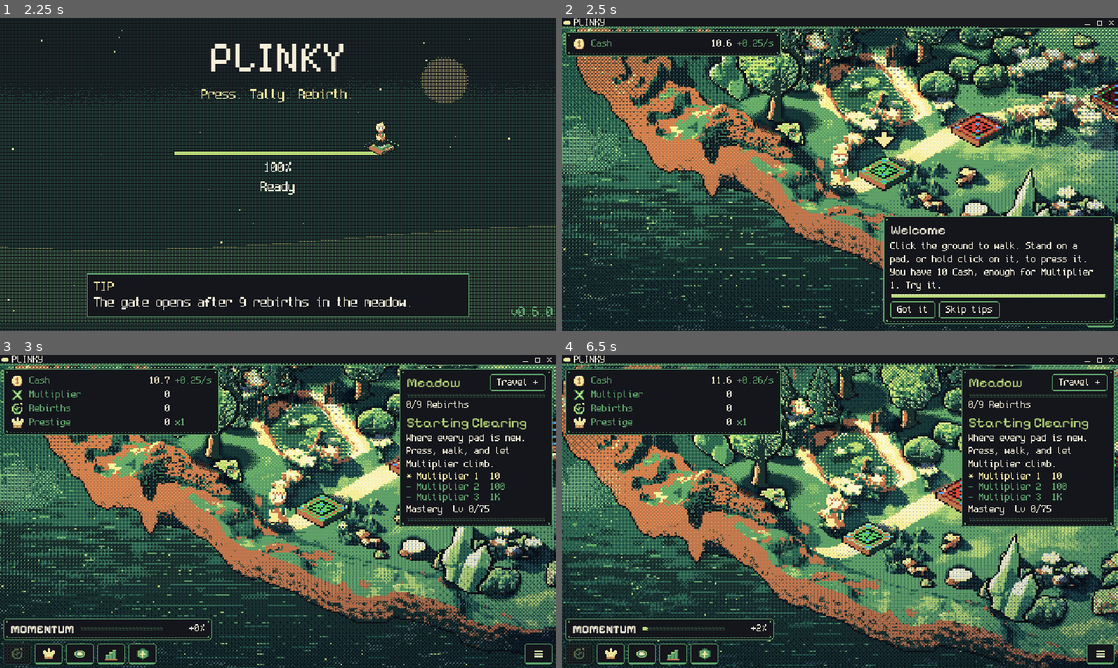
Above: before the commit, frames 1-4 (two rows, left to right).
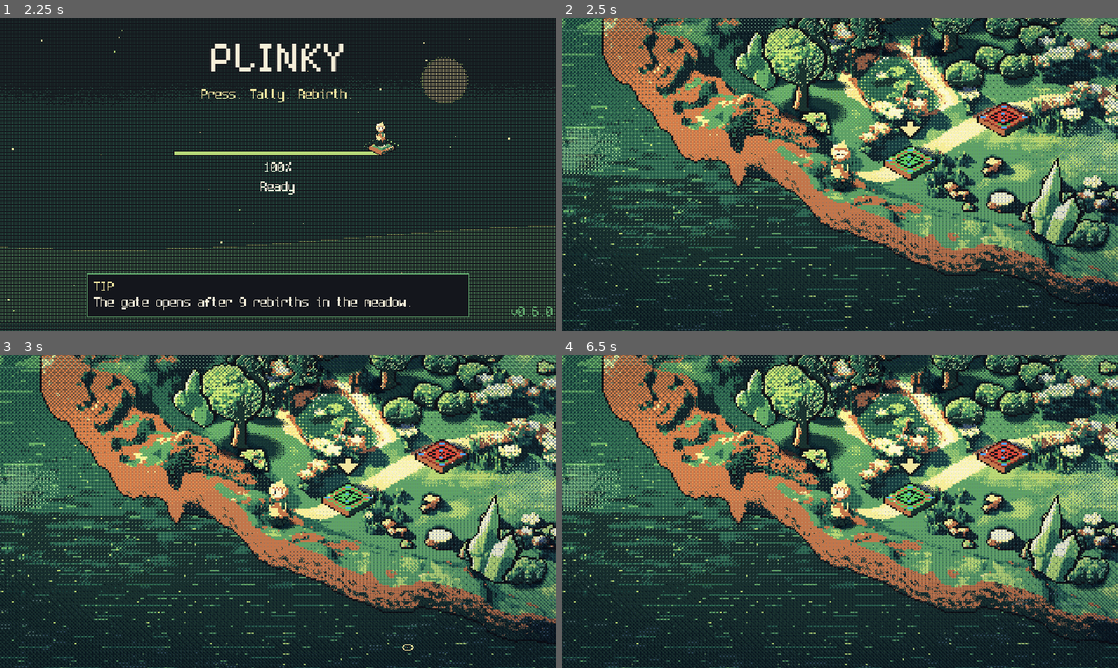
Above: after the commit, the same moments.

Repository: FreezingShock/Plinky
Game: Godot game, scene res://boot/boot.tscn
Same seed, same stepped clock (60 frames per second), same inputs: the game is played once before the commit and once after it.
Inputs (mouse positions are in pixels of both pictures, inside the frame that each line leads up to):
- Up to frame 1 (2.25 s): tap Enter (ui_accept) at 0.5, 0.77, 1.07 s; move the mouse to (400, 158) at 0.52 s; hold D 0.53-1.25 s; tap 1 at 0.6 s; click (400, 158) at 0.67 s; drag from (166, 190) to (250, 237) at 1.27 s; move the mouse to (333, 105) at 2.02 s; hold D from 2.03 s (still down); tap Space at 2.1 s; click (333, 105) at 2.17 s
- Up to frame 2 (2.5 s): keep holding D; tap 1 at 2.3 s
- Up to frame 3 (3 s): release D at 2.75 s; click (405, 646) at 2.75 s, where only the run before the commit has a clickable "Skip tips"
- Up to frame 4 (6.5 s): drag from (812, 574) to (673, 464) at 3.52 s; move the mouse to (1006, 558) at 4.27 s; hold A (plinky_left) 4.28-5 s; tap 1 at 4.35, 6.05 s; click (1006, 558) at 4.42 s; tap Enter (ui_accept) at 4.52, 4.82 s; drag from (673, 464) to (756, 433) at 5.02 s; move the mouse to (867, 511) at 5.77 s; hold Escape (plinky_back) from 5.78 s (still down); tap 2 at 5.85 s; click (867, 511) at 5.92 s

Frame 1 is identical in both runs. In frame 2, 62% of the frame differs, in the area x 0-100%, y 0-100%; in frame 3, 63%; in frame 4, 71%.
Error after the commit: Parse Error: Could not resolve external class member "anchor_right". (res://ui/hud.gd:225)

Commit message:
Bottom bar holds still: floating label bubble, hover intent and grace, fat hit areas, label setting, number keys
Co-Authored-By: Claude Sonnet 5.5 <noreply@anthropic.com>
Claude-Session: https://claude.ai/code/session_01Pmx9dWeTpeM8vSwyJA5xZu

Diff:
--- a/tests/test_expand_chip.gd
+++ b/tests/test_expand_chip.gd
@@ -25,23 +25,49 @@
 	var b: float = ExpandChip.step_progress(a, 0.0, 0.05)
 	t.ok(b < a and b >= 0.0, "reversing mid-open heads straight back")
 
+	# Hover intent, grace and focus (one shared state).
+	var H: String = ExpandChip.MODE_HOVER
+	t.ok(not ExpandChip.wants_open(H, true, false, true, 0.05, 0.15, false), "a quick sweep does not open the label")
+	t.ok(ExpandChip.wants_open(H, true, false, true, ExpandChip.INTENT, 0.15, false), "resting on a chip opens it after the intent delay")
+	t.ok(ExpandChip.wants_open(H, true, true, false, 0.0, 0.0, false), "keyboard or pad focus opens it at once")
+	t.ok(ExpandChip.wants_open(H, true, false, false, 0.0, 0.1, true), "a label lingers briefly after the mouse leaves")
+	t.ok(not ExpandChip.wants_open(H, true, false, false, 0.0, 0.1, false), "a chip that never opened has nothing to linger")
+	t.ok(not ExpandChip.wants_open(H, true, false, false, 0.0, 0.0, true), "and closes once the grace is over")
+	t.ok(not ExpandChip.wants_open(ExpandChip.MODE_NEVER, true, true, true, 1.0, 0.15, true), "Never mode shows no labels at all")
+	t.ok(not ExpandChip.wants_open(ExpandChip.MODE_ALWAYS, true, true, true, 1.0, 0.15, true), "Always mode has no bubble, the label is in the chip")
+	t.ok(not ExpandChip.wants_open(H, false, true, true, 1.0, 0.15, true), "no text, nothing to open")
+
 	var root: Node = (t as SceneTree).root
 	var chip := ExpandChip.new()
 	chip.full_text = "Upgrades [Tab]"
 	root.add_child(chip)
-	chip._process(0.016)
-	t.ok(chip.text == "", "a resting chip shows only its icon")
 	# The headless text server measures strings as zero wide, so fix the widths by hand.
 	chip._dirty = false
 	chip._collapsed_w = 32.0
 	chip._open_w = 100.0
+	chip._text_w = 70.0
 	chip._apply()
+	chip.size = Vector2(32.0, 24.0)
+	t.ok(chip.text == "", "a resting chip shows only its icon")
 	var w0: float = chip.custom_minimum_size.x
+	t.eq(w0, 32.0, "a resting chip is the collapsed width")
 	chip.progress = 1.0
 	chip._settle = 1.0
 	chip._apply()
-	t.eq(chip.text, "Upgrades [Tab]", "an open chip shows its label")
-	t.ok(chip.custom_minimum_size.x > w0, "an open chip is wider than a resting one")
+	t.eq(chip.bubble_text(), "Upgrades [Tab]", "an open bubble shows the label")
+	t.eq(chip.custom_minimum_size.x, w0, "opening the label never changes the chip's width, so neighbours never move")
+	t.ok(chip.z_index > 0, "an open bubble draws over its neighbours")
+	t.ok(chip._has_point(Vector2(-1.0, 5.0)) and chip._has_point(Vector2(chip.size.x + 1.0, 5.0)), "the hit area reaches into the gaps between chips")
+	t.ok(chip._has_point(Vector2(5.0, -3.0)) and not chip._has_point(Vector2(5.0, -20.0)), "and a little above, but not as far as the bubble")
+	ExpandChip.label_mode = ExpandChip.MODE_ALWAYS
+	chip._apply()
+	t.eq(chip.custom_minimum_size.x, 100.0, "Always mode makes the chip wide enough for its label")
+	t.eq(chip.text, "Upgrades [Tab]", "and puts the label in the chip")
+	ExpandChip.label_mode = ExpandChip.MODE_NEVER
+	chip.progress = 0.0
+	chip._apply()
+	t.ok(chip.text == "" and chip.custom_minimum_size.x == 32.0, "Never mode is icon only")
+	ExpandChip.label_mode = ExpandChip.MODE_HOVER
 	chip.queue_free()
 
 	var div := PanelDivider.new(3)
--- a/ui/fx/expand_chip.gd
+++ b/ui/fx/expand_chip.gd
@@ -1,48 +1,82 @@
 class_name ExpandChip
 extends PixelButton
-## Icon-only HUD chip that opens into icon + label on hover or focus.
-## The width follows one progress value (0 collapsed, 1 open) that eases toward its target every frame, so
-## spamming hover in and out just reverses it mid-way: no tweens to stack. The label types in left to right
-## with a few trailing glyphs scrambled (dither / ASCII look). The frame is the button's own AsciiBox, so the
-## outline grows with it, and the HBox around it slides the neighbours aside as the width changes.
-## Reduce motion (MeadowLife.reduce_motion) snaps open and closed with no scramble.
+## Icon-only HUD chip with a floating label. The chip itself NEVER changes size or moves, so sweeping the mouse
+## across a row of chips always hits the chip you aimed at. The label opens as a small framed bubble above the
+## chip (it types in with a few scrambled trailing glyphs) and draws over its neighbours without touching layout.
+##
+## One shared state drives it: keyboard or pad focus opens it at once; the mouse opens it after a short hover
+## intent (INTENT), so a quick sweep opens nothing, and it lingers a moment (GRACE) after the mouse leaves, so
+## crossing the gap between two chips does not flicker. The hit area reaches past the frame into the gaps and
+## the bar's margin, so there is no dead space between chips.
+##
+## label_mode (Settings > Access > Bottom bar labels): "hover" = bubble, "always" = the label sits in the chip
+## (a fixed, wider chip; nothing animates), "never" = icon only (tooltips still name it).
+## Reduce motion / flashing snaps the bubble open and closed with no scramble.
 
-const OPEN_SPEED: float = 4.5      ## progress per second while opening (~0.22 s)
-const CLOSE_SPEED: float = 6.5     ## closing is quicker so the bar settles fast
+const MODE_HOVER: String = "hover"
+const MODE_ALWAYS: String = "always"
+const MODE_NEVER: String = "never"
+static var label_mode: String = MODE_HOVER
+
+const OPEN_SPEED: float = 5.0      ## progress per second while opening (~0.2 s)
+const CLOSE_SPEED: float = 8.0
+const INTENT: float = 0.13         ## mouse must rest this long before the label opens
+const GRACE: float = 0.15          ## label lingers this long after the mouse leaves
 const GLYPHS: String = "#%&*+=/\\<>01:;"
 const SCRAMBLE_TAIL: int = 3       ## trailing letters shown as noise while typing
 const SETTLE_TIME: float = 0.14    ## one letter still flickers briefly after the label finishes
 const TICK_MS: int = 45            ## the noise re-rolls at about 22 Hz
 const ICON_SIZE: float = 16.0
 const MIN_HEIGHT: float = 24.0
+const HIT_PAD_X: float = 2.0       ## half the gap between chips: neighbours' hit areas meet in the middle
+const HIT_PAD_Y: float = 4.0       ## up into the Momentum margin and down to the screen edge
+const BUBBLE_PAD: float = 6.0
 
-## The label shown when open. Set it any time (Rebirth changes its text); the open width follows.
+## The label. Set it any time (Rebirth changes its text).
 var full_text: String = "":
 	set(v):
 		if v == full_text:
 			return
 		full_text = v
 		_dirty = true
-## 0 collapsed .. 1 open. Read by tests.
+## Bubble opens leftwards from the chip's right edge (for chips at the right edge of the screen).
+var anchor_right: bool = false
+## 0 closed .. 1 open. Read by tests.
 var progress: float = 0.0
 
 var _dirty: bool = true
 var _collapsed_w: float = 32.0
 var _open_w: float = 32.0
+var _text_w: float = 0.0
 var _settle: float = 0.0
+var _hover_time: float = 0.0
+var _grace: float = 0.0
+var _bubble_box: AsciiBox = AsciiBox.make(AsciiBox.Kind.BUTTON, 0.0, 0.0)
 
 
 func _ready() -> void:
 	super._ready()
-	clip_text = true
+	clip_text = false
 	alignment = HORIZONTAL_ALIGNMENT_LEFT
 	text = ""
 	custom_minimum_size.y = MIN_HEIGHT
 	_apply()
 
 
-func is_open_wanted() -> bool:
-	return is_hovered() or has_focus()
+## A generous, stable hit area: the frame plus the gaps and margin around it.
+func _has_point(point: Vector2) -> bool:
+	return Rect2(Vector2(-HIT_PAD_X, -HIT_PAD_Y), size + Vector2(HIT_PAD_X * 2.0, HIT_PAD_Y * 2.0)).has_point(point)
+
+
+## Pure: should the bubble be opening? Focus is immediate; the mouse needs intent; a recent mouse lingers.
+static func wants_open(mode: String, has_text: bool, focused: bool, hovered: bool, hover_time: float, grace: float, was_open: bool) -> bool:
+	if mode != MODE_HOVER or not has_text:
+		return false
+	if focused:
+		return true
+	if hovered:
+		return hover_time >= INTENT
+	return grace > 0.0 and was_open
 
 
 ## Pure: the text to show for a given progress. `tick` re-rolls the noise; `settle` is seconds since finishing.
@@ -55,7 +89,6 @@
 	var shown: int = n if p >= 1.0 else clampi(ceili(p * float(n)), 0, n)
 	var out: String = full.substr(0, shown)
 	if p >= 1.0:
-		# Settling: a single letter flickers.
 		var one: Array[int] = [posmod(tick * 7, n)]
 		return _noisy(out, one, tick)
 	var idx: Array[int] = []
@@ -74,9 +107,10 @@
 	return "".join(chars)
 
 
-## Pure: width in texels (whole numbers) at a progress, easing out so it opens fast and settles.
+## Pure: width in whole texels at a progress, easing out so it opens fast and settles.
 static func width_at(collapsed: float, open: float, p: float) -> float:
-	var e: float = 1.0 - (1.0 - clampf(p, 0.0, 1.0)) * (1.0 - clampf(p, 0.0, 1.0))
+	var q: float = clampf(p, 0.0, 1.0)
+	var e: float = 1.0 - (1.0 - q) * (1.0 - q)
 	return floorf(lerpf(collapsed, open, e))
 
 
@@ -90,22 +124,37 @@
 func _measure() -> void:
 	var font: Font = get_theme_font(&"font")
 	var fs: int = get_theme_font_size(&"font_size")
-	var tw: float = font.get_string_size(full_text, HORIZONTAL_ALIGNMENT_LEFT, -1.0, fs).x if font != null else 0.0
+	_text_w = font.get_string_size(full_text, HORIZONTAL_ALIGNMENT_LEFT, -1.0, fs).x if font != null else 0.0
 	var pad: float = AsciiBox.BUTTON_PAD.x * 2.0
 	var iw: float = ICON_SIZE if icon != null else 0.0
 	_collapsed_w = ceilf(pad + iw)
-	_open_w = ceilf(pad + iw + (float(get_theme_constant(&"h_separation")) if icon != null else 0.0) + tw)
+	_open_w = ceilf(pad + iw + (float(get_theme_constant(&"h_separation")) if icon != null else 0.0) + _text_w)
 	_dirty = false
+
+
+func bubble_text() -> String:
+	return reveal(full_text, progress, int(Time.get_ticks_msec() / TICK_MS), _settle, _calm())
+
+
+func _calm() -> bool:
+	return MeadowLife.reduce_motion or FxConfig.reduce_flashing
 
 
 func _process(delta: float) -> void:
 	super._process(delta)
 	if _dirty and is_inside_tree():
 		_measure()
-	var target: float = 1.0 if (is_open_wanted() and full_text != "") else 0.0
-	var calm: bool = MeadowLife.reduce_motion
+	var hovered: bool = is_hovered()
+	if hovered:
+		_hover_time += delta
+		_grace = GRACE
+	else:
+		_hover_time = 0.0
+		_grace = maxf(0.0, _grace - delta)
+	var want: bool = wants_open(label_mode, full_text != "", has_focus(), hovered, _hover_time, _grace, progress > 0.0)
+	var target: float = 1.0 if want else 0.0
 	var before: float = progress
-	progress = target if calm else step_progress(progress, target, delta)
+	progress = target if _calm() else step_progress(progress, target, delta)
 	if progress >= 1.0:
 		_settle = _settle + delta if before >= 1.0 else 0.0
 	else:
@@ -114,10 +163,28 @@
 
 
 func _apply() -> void:
-	var w: float = width_at(_collapsed_w, _open_w, progress)
+	# The chip's own size depends only on the label mode, never on hover or focus.
+	var w: float = _open_w if label_mode == MODE_ALWAYS else _collapsed_w
 	if custom_minimum_size.x != w:
 		custom_minimum_size.x = w
-	var tick: int = int(Time.get_ticks_msec() / TICK_MS)
-	var t: String = reveal(full_text, progress, tick, _settle, MeadowLife.reduce_motion)
+	var t: String = full_text if label_mode == MODE_ALWAYS else ""
 	if text != t:
 		text = t
+	var z: int = 4 if progress > 0.0 else 0   # an open bubble draws over its neighbours and the meter above
+	if z_index != z:
+		z_index = z
+	queue_redraw()
+
+
+func _draw() -> void:
+	super._draw()
+	if label_mode != MODE_HOVER or progress <= 0.0 or full_text == "":
+		return
+	var font: Font = get_theme_font(&"font")
+	var fs: int = get_theme_font_size(&"font_size")
+	var bh: float = ceilf(font.get_height(fs)) + 6.0
+	var bw: float = maxf(14.0, width_at(0.0, _text_w + BUBBLE_PAD * 2.0, progress))
+	var x: float = size.x - bw if anchor_right else 0.0
+	var y: float = -bh - 3.0
+	draw_style_box(_bubble_box, Rect2(x, y, bw, bh))
+	draw_string(font, Vector2(x + BUBBLE_PAD, y + 3.0 + font.get_ascent(fs)), bubble_text(), HORIZONTAL_ALIGNMENT_LEFT, -1.0, fs, RelicStyle.text)
--- a/ui/hud.gd
+++ b/ui/hud.gd
@@ -33,6 +33,7 @@
 var _momentum: MomentumMeter
 var _stats_panel: PanelContainer
 var _menu_chip: ExpandChip   # hamburger, bottom right
+var _key_chips: Array[ExpandChip] = []   # number keys 1 to 5 press these, in order (Rebirth is left out on purpose)
 var _centered: Array[Control] = []   # panels kept centred in the free area above the bottom bar
 
 
@@ -199,35 +200,40 @@
 	_rebirth.pressed.connect(func() -> void: GameState.try_rebirth())
 	Tip.bind(_rebirth, func() -> Variant: return TipText.rebirth(sim.can_rebirth(), sim.prestige_gain_preview().format()))
 	gate(_rebirth, Onboarding.F_REBIRTH_BUTTON)
-	var up: ExpandChip = _chip(h, "prestige", "Upgrades", "Spend Prestige on permanent upgrades.")
+	var up: ExpandChip = _chip(h, "prestige", "Upgrades", "Spend Prestige on permanent upgrades.", "Keys: %s or 1" % Keybinds.key_name(&"upgrades"))
 	up.full_text = "Upgrades [Tab]"
 	up.pressed.connect(toggle_upgrades)
+	_key_chips.append(up)
 	gate(up, Onboarding.F_UPGRADES)
 	if GameState.relics != null:
-		var rb: ExpandChip = _chip(h, "relics/r_pulse", "Relics", "Equip relics you have found.")
+		var rb: ExpandChip = _chip(h, "relics/r_pulse", "Relics", "Equip relics you have found.", "Keys: %s or 2" % Keybinds.key_name(&"relics"))
 		rb.full_text = "Relics [R]"
 		rb.pressed.connect(func() -> void: relic_panel_toggled.emit(true))
+		_key_chips.append(rb)
 		gate(rb, Onboarding.F_RELICS)
 	for t: int in 2:
 		var nm: String = ["Stats", "Attributes"][t]
 		var act: StringName = [&"stats", &"attributes"][t]
-		var ib: ExpandChip = _chip(h, ["stats_menu", "attrs_menu"][t], nm, "Open the %s list." % nm.to_lower())
+		var ib: ExpandChip = _chip(h, ["stats_menu", "attrs_menu"][t], nm, "Open the %s list." % nm.to_lower(), "Keys: %s or %d" % [Keybinds.key_name(act), 3 + t])
 		ib.full_text = "%s [%s]" % [nm, Keybinds.key_name(act)]
 		ib.pressed.connect(func() -> void: index_requested.emit(t))
+		_key_chips.append(ib)
 		gate(ib, Onboarding.F_MULT if t == 0 else Onboarding.F_UPGRADES)
 	# Settings and the Update Log live in the hamburger menu, at the far right of the screen.
-	_menu_chip = _chip(self, "big/menu_hamburger", "Menu", "Settings, the update log and every section.")
+	_menu_chip = _chip(self, "big/menu_hamburger", "Menu", "Settings, the update log and every section.", "Keys: %s or 5" % Keybinds.key_name(&"menu"))
 	_menu_chip.full_text = "Menu [%s]" % Keybinds.key_name(&"menu")
+	_menu_chip.anchor_right = true   # its label opens leftwards, away from the screen edge
 	_menu_chip.pressed.connect(func() -> void: menu_toggled.emit(&"gallery"))
+	_key_chips.append(_menu_chip)
 
 
 ## A bottom-bar chip: icon at rest, icon + label on hover or focus. Tooltip names it while it is collapsed.
-func _chip(parent: Control, icon_name: String, tip_title: String, tip_body: String) -> ExpandChip:
+func _chip(parent: Control, icon_name: String, tip_title: String, tip_body: String, tip_hint: String = "") -> ExpandChip:
 	var c := ExpandChip.new()
 	c.icon = load("res://assets/icons/%s.png" % icon_name) as Texture2D
 	c.expand_icon = false
 	parent.add_child(c)
-	Tip.bind(c, {"title": tip_title, "body": tip_body})
+	Tip.bind(c, {"title": tip_title, "body": tip_body, "hint": tip_hint})
 	return c
 
 
@@ -301,12 +307,28 @@
 		if GameState.onboarding.is_unlocked(Onboarding.F_UPGRADES):
 			index_requested.emit(1)
 		get_viewport().set_input_as_handled()
+	elif event is InputEventKey and _number_key_chip(event as InputEventKey) != null:
+		var nc: ExpandChip = _number_key_chip(event as InputEventKey)
+		if nc.is_visible_in_tree() and not nc.disabled:
+			nc.pressed.emit()
+		get_viewport().set_input_as_handled()
 	elif Keybinds.matches(&"menu", event):
 		menu_toggled.emit(&"gallery")
 		get_viewport().set_input_as_handled()
 	elif event.is_action_pressed(&"plinky_settings") or Keybinds.matches(&"settings", event):
 		settings_toggled.emit(true)
 		get_viewport().set_input_as_handled()
+
+
+## The chip a plain 1 to 5 key press maps to (no modifiers), or null: 1 Upgrades, 2 Relics, 3 Stats, 4 Attributes, 5 Menu.
+## The numbers are fixed (they match the tooltips); a chip that is not in the bar yet simply does nothing.
+func _number_key_chip(e: InputEventKey) -> ExpandChip:
+	if not e.pressed or e.echo or e.ctrl_pressed or e.alt_pressed or e.meta_pressed:
+		return null
+	var n: int = e.keycode - KEY_1
+	if n < 0 or n >= _key_chips.size():
+		return null
+	return _key_chips[n]
 
 
 func _process(delta: float) -> void:
--- a/ui/settings/settings_registry.gd
+++ b/ui/settings/settings_registry.gd
@@ -363,6 +363,12 @@
 # ---- accessibility
 static func _register_access() -> void:
 	_add({
+		"id": &"chip_labels", "tab": "Access", "label": "Bottom bar labels", "kind": Kind.CHOICE, "default": "hover",
+		"hint": "On hover: a label floats above the button. Always: labels sit in the buttons. Never: icons only.",
+		"options": func() -> Array: return [["hover", "On hover"], ["always", "Always"], ["never", "Never"]],
+		"apply": func(v: Variant) -> void: ExpandChip.label_mode = String(v),
+	})
+	_add({
 		"id": &"reduce_flashing", "tab": "Access", "label": "Reduce flashing", "kind": Kind.TOGGLE, "default": false,
 		"hint": "Softens screen flashes and the rarity pad flash.",
 		"apply": func(v: Variant) -> void: FxConfig.reduce_flashing = bool(v),
Not shown, changed: CHANGELOG.md
Not shown, changed: docs/decisions.md
